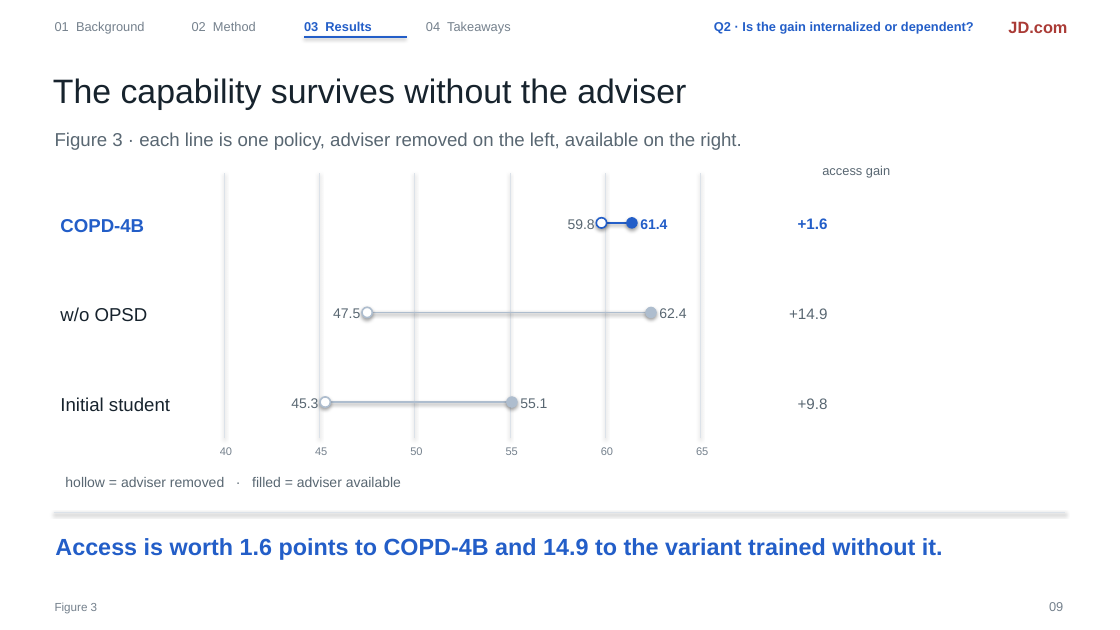
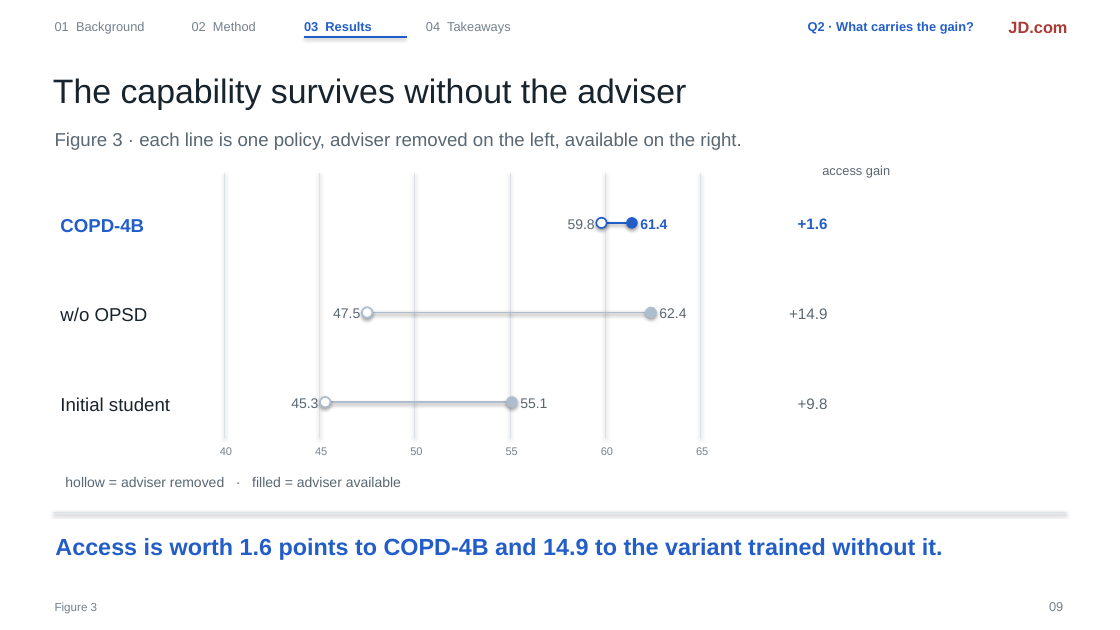
Before and after one commit to liruiluo/communicative-opsd, a slide deck: slide 9 of assets/slides/copd-slides.pptx. Drawn at 1120x630 pixels with LibreOffice and Linux fonts; fonts in the diff are those of the drawing. Boxes give left, top, right and bottom in pixels: in the first picture for what was removed or moved away, otherwise in the second. Text is boxed around its words. In the diff, an @@ line names an element or a change of style, - is before the commit and + after.

```diff
--- a/assets/slides/copd-slides.pptx
+++ b/assets/slides/copd-slides.pptx
@@ text at [808,21,974,34]: text changed @@
-Q2 · Is the gain internalized or dependent?
+Q2 · What carries the gain?
```
Also in this commit, not shown: 6 other slides changed, 2 other files.
